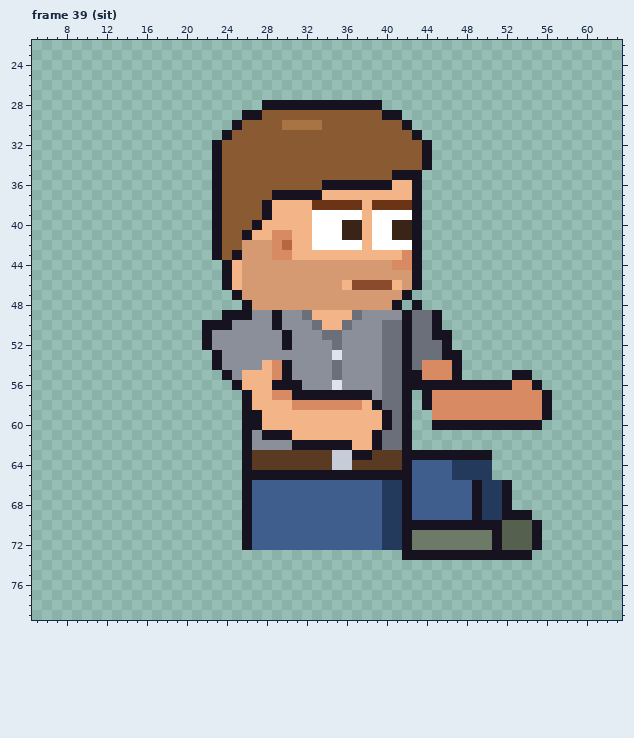
Pixel-art file -- sprites/expo/expo_atta_right_anim.aseprite. The picture above was drawn from the file before the commit.
64x80 pixels, 129 frames. Shown: frame 39 (sit): x 5..63, y 22..79. The old version is drawn lined up with the new one. The commit also changed other frames, which this record leaves out.
After:
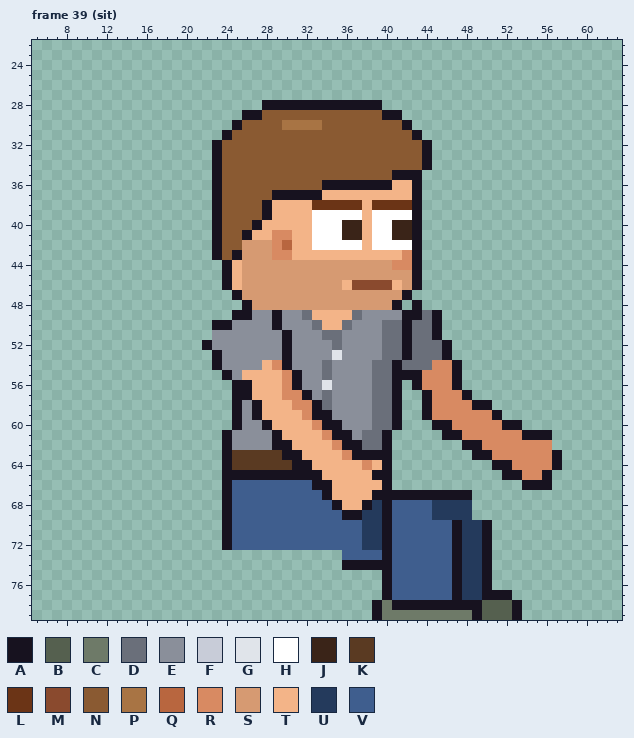
Palette (. is transparent): A #17121f  B #55604f  C #6e7a68  D #6a6f7a  E #8a8f9a  F #c8ccd8  G #e0e4ea  H #ffffff  J #3a2418  K #5a3a22  L #6b3416  M #8a4a2e  N #8a5a32  P #a87444  Q #b8663f  R #d88a62  S #d69a72  T #f3b488  U #243a5c  V #3f5e8e
Difference:
whole drawing moved by +2,-6 (the old picture is shown already moved)
Changed rows in their new state; - is an unchanged pixel.
Frame 39 (sit):
first column x 22:
49 --.------------------A--------------
50 .-----------------------------------
51 .-----------------------.-----------
53 --------A----------------.----------
54 ------------DE---D-AD-D-------------
55 -------TRA--DE---D-A-----------..---
56 ----A--TR---GE---D-A.-RRR-........--
57 ---A---T-R-EDEEEED-A.-----A........-
58 ---AEA-----ADEEEED-A.------AA......-
59 ---AE-----RAAEEEEDDA.-A------A.....-
60 ---AEEA----RAAEEEDDA.----RRRRR--..--
61 --AEE-E-T---RAAEDDA..---AARRRRRRAAA-
62 --AEE--AATTTTR-ADDA..-----AARRRRRRR-
63 --AKK---AATTTTR--AA........--RRRRRRA
64 --AKK----AATTTTTRTA..........AARRRRA
65 --AA--------TTTTT--..........-AARRA-
66 --AVV------AATTTTTA............-AAA-
67 --AVV-------ATTTTAAA-AAAAAA....-----
68 --AVV--------ATTAUAVV--UUUU....-----
69 --AVV---------AAUUAVV--UUUU......---
70 --AVV-----------UUAVVVVVV-UU-.....--
71 --AVV-----------UUAVVVVVVAUUA.....--
72 --AVV-----------UUAVVVVVVAUUA.....--
73 --------------VVVVAVVVVVV-UU-....---
74 --------------AAAAAVVVVVVAUUA-------
75 ------------------AVVVVVVAUUA-------
76 ------------------AVVVVVVAUUA-------
77 ------------------AVVVVVVAUUAAA-----
78 -----------------ACAAAAAAAAABBBA----
79 -----------------ACCCCCCCCCABBBA----
Pixel boxes of the changes (left, top, right, bottom) in both pictures:
changed: (202, 310, 562, 620)
